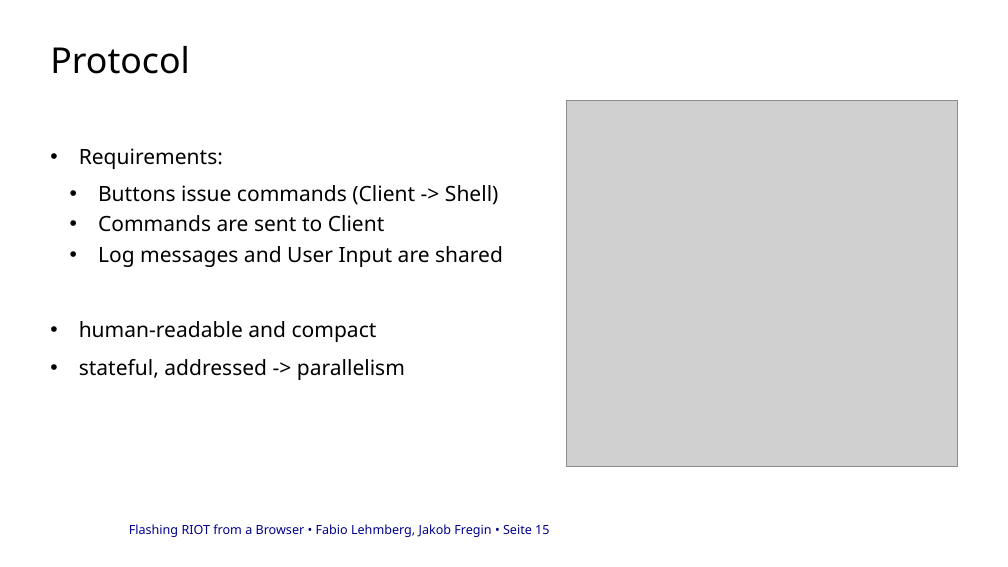
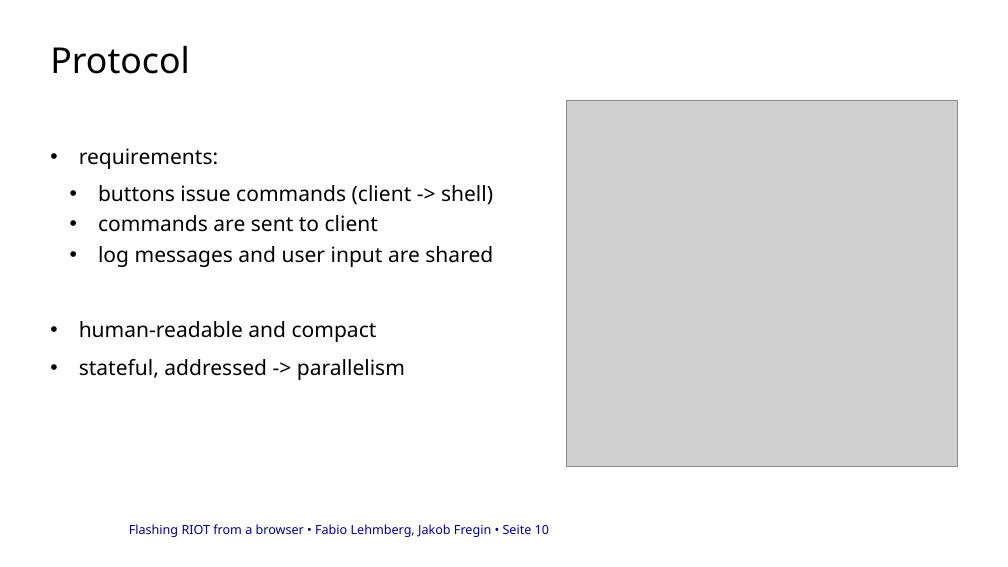
Before and after one commit to cheater78/RIOT-WebEditor, a slide deck: slide 10 of docs/project-log/RIoTPresentation.pptx (slide 15 before the commit). Drawn at 1008x567 pixels with LibreOffice and Linux fonts; fonts in the diff are those of the drawing; grey boxes stand for pictures; background and template pictures are left out. Boxes give left, top, right and bottom in pixels: in the first picture for what was removed or moved away, otherwise in the second. Text is boxed around its words. In the diff, an @@ line names an element or a change of style, - is before the commit and + after.

```diff
--- a/docs/project-log/RIoTPresentation.pptx
+++ b/docs/project-log/RIoTPresentation.pptx
@@ text at box(79, 148, 493, 267): text changed @@
-• Requirements:
-    • Buttons issue commands (Client -> Shell)
-    • Commands are sent to Client
-    • Log messages and User Input are shared
+• requirements:
+    • buttons issue commands (client -> shell)
+    • commands are sent to client
+    • log messages and user input are shared
@@ text at box(129, 524, 549, 537): text changed @@
-Flashing RIOT from a Browser • Fabio Lehmberg, Jakob Fregin • Seite 15
+Flashing RIOT from a browser • Fabio Lehmberg, Jakob Fregin • Seite 10
```
Also in this commit, not shown: 7 other slides changed, 1 slide added, 9 slides removed, 1 other file.
